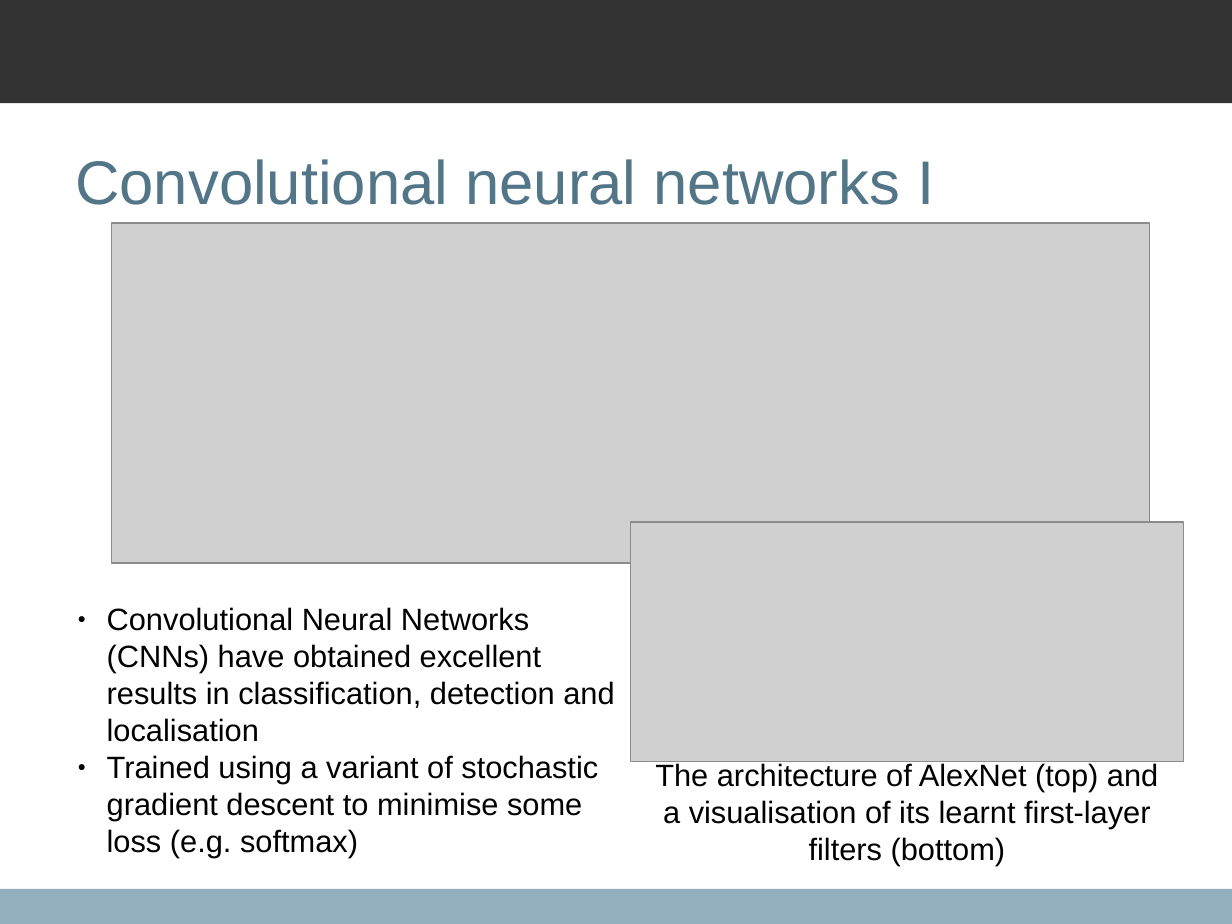
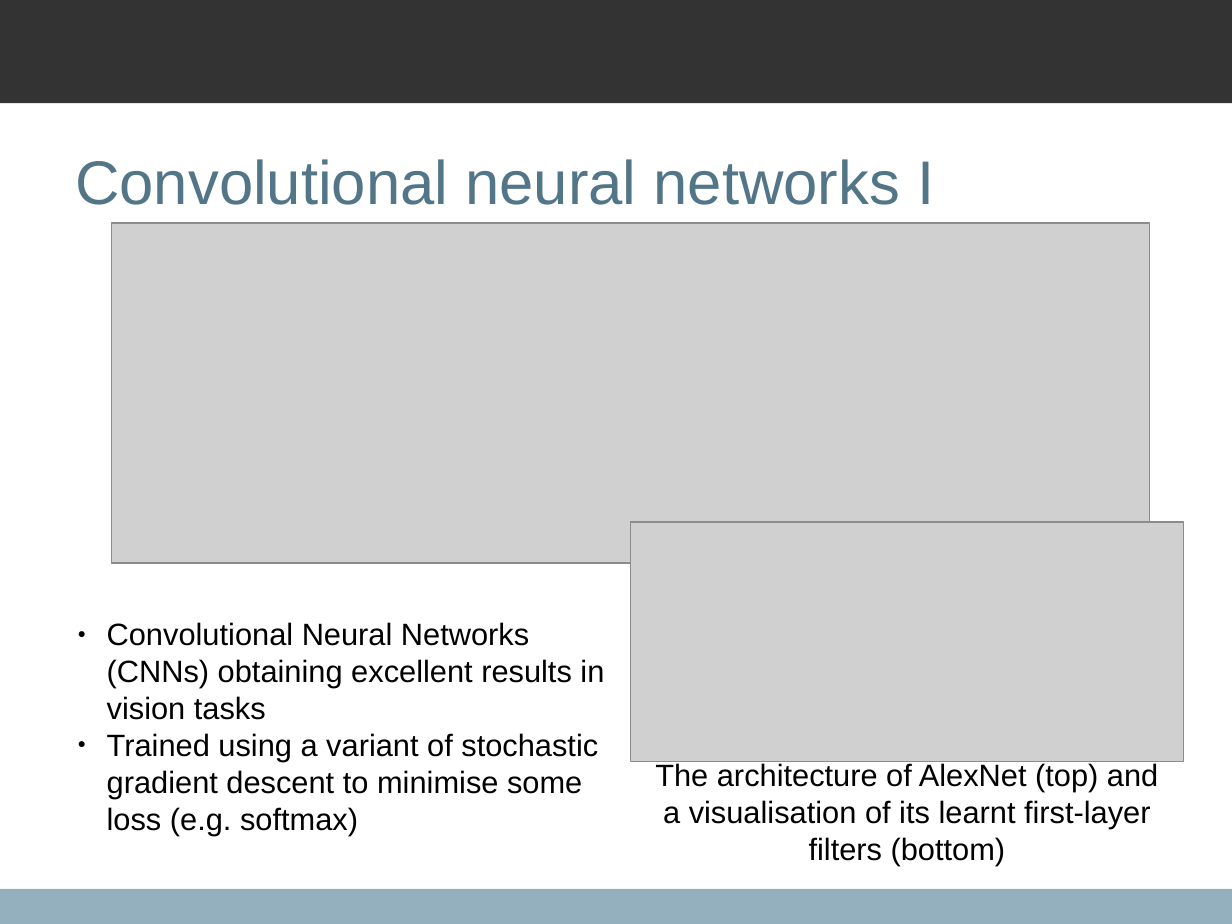
Before and after one commit to qxcv/comp2560, a slide deck: slide 7 of presentation/presentation.odp. Drawn at 1232x924 pixels with LibreOffice and Linux fonts; fonts in the diff are those of the drawing; grey boxes stand for pictures; background and template pictures are left out. Boxes give left, top, right and bottom in pixels: in the first picture for what was removed or moved away, otherwise in the second. Text is boxed around its words. In the diff, an @@ line names an element or a change of style, - is before the commit and + after.

```diff
--- a/presentation/presentation.odp
+++ b/presentation/presentation.odp
@@ text "Convolutional Neural Networks (CNNs) obtaining ...": place and size @@
-text "Convolutional Neural Networks (CNNs) obtaining ..." at bbox=[107, 607, 614, 858]
+text "Convolutional Neural Networks (CNNs) obtaining ..." at bbox=[107, 622, 604, 835]
@@ text at bbox=[107, 622, 604, 720]: text changed @@
-● Convolutional Neural Networks (CNNs) have obtained excellent results in classification, detection and localisation
+● Convolutional Neural Networks (CNNs) obtaining excellent results in vision tasks
```
Also in this commit, not shown: 1 other slide changed.
